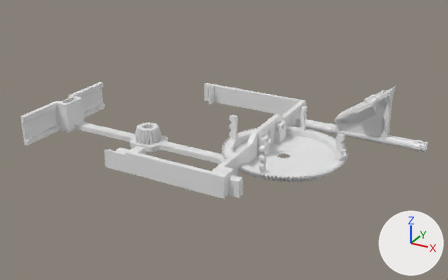
One commit to the Blender file modelo/modelo v2.blend: the scene before it, then after it.
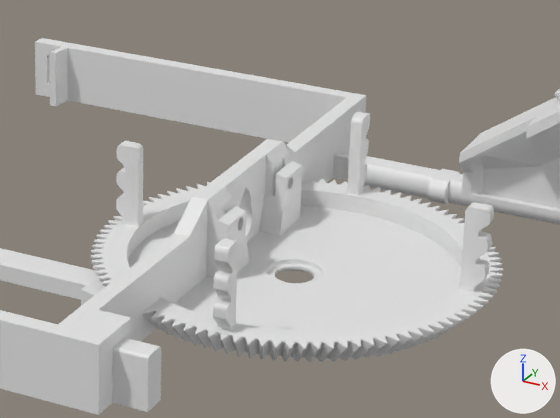
Each version is shown whole from a 50 mm lens placed at (2.07, -4.94, 2.52), pointed at (-0.61, -0.06, 0.08), then close up on the part from 43% to 82% of the width and 25% to 71% of the height. The axes (+X, +Y, +Z) are drawn at lower right. The lights are the same throughout. The last two pictures show the newer version.

In view in the first close-up: 'Base lado engrenagem', 'Base lado motor', 'Eixo', 'Engrenagem grande'.
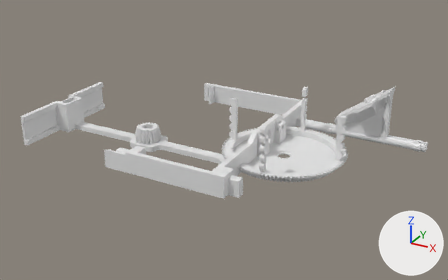
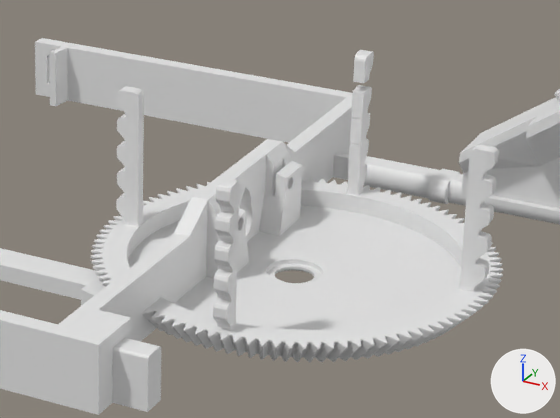
Changed parts and their boxes [x1, y1, x2, y2] in the close-ups (560 x 418 px; the box of a moved part takes in the faces that stretch with it):
```json
{"object": "Engrenagem grande", "change": "reshaped", "before": [91, 112, 503, 363], "after": [91, 50, 503, 363], "on screen": "25% taller"}
{"part": 1, "of": "me_big_gear_partbiggear_001", "change": "added", "after": [353, 50, 374, 83]}
{"part": 2, "of": "me_big_gear_partbiggear_001", "change": "added", "after": [351, 85, 372, 119]}
{"part": 3, "of": "me_big_gear_partbiggear_001", "change": "moved or reshaped", "before": [105, 141, 494, 341], "after": [117, 86, 499, 293]}
```

Edits to the scene script, one JSON object a line:
```json
{"block": "me_big_gear_partbiggear_001", "where": "# used by ob_engrenagem_grande; location = (0.0, 0.0, 0.0); rotation_euler = (3.142, 0.0, 0.0), in degrees (180, 0, 0)"}
{"op": "remove", "block": "me_big_gear_partbiggear_001", "code": "me_big_gear_partbiggear_001.from_pydata(...)  # 9354 vertices, 11052 faces; spans x -0.591..0.591, y -0.591..0.591, z -0.335..0.0"}
{"op": "add", "block": "me_big_gear_partbiggear_001", "code": "me_big_gear_partbiggear_001.from_pydata(...)  # 9353 vertices, 11102 faces; spans x -0.591..0.591, y -0.591..0.591, z -0.535..0.0"}
{"block": "me_big_gear_partbiggear_001", "change": "me_big_gear_partbiggear_001 part 1: a new loose piece of 60 vertices spanning x -0.047..-0.006, y -0.564..-0.492, z -0.535..-0.452"}
{"block": "me_big_gear_partbiggear_001", "change": "me_big_gear_partbiggear_001 part 2: a new loose piece of 52 vertices spanning x -0.047..-0.006, y -0.564..-0.492, z -0.426..-0.338"}
{"block": "me_big_gear_partbiggear_001", "change": "me_big_gear_partbiggear_001 part 3: 24 vertices moved from x -0.534..0.535, y -0.046..0.562, z -0.293..-0.126 to x -0.536..0.538, y -0.046..0.561, z -0.376..-0.258; 318 vertices removed from x -0.564..0.564, y -0.551..0.564, z -0.335..-0.085; 207 vertices added at x -0.564..0.564, y -0.047..0.564, z -0.506..-0.253"}
{"block": "me_big_gear_partbiggear_001", "change": "other edits to the shape of me_big_gear_partbiggear_001 do not show in these pictures"}
```
